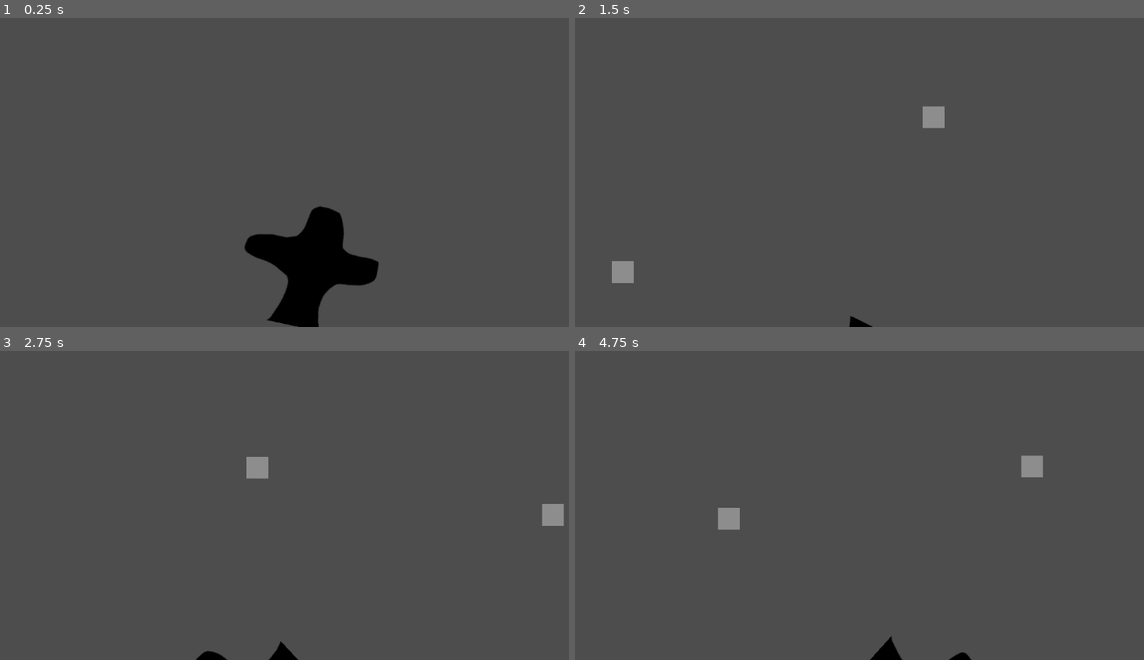
Above: before the commit, frames 1-4 (two rows, left to right).
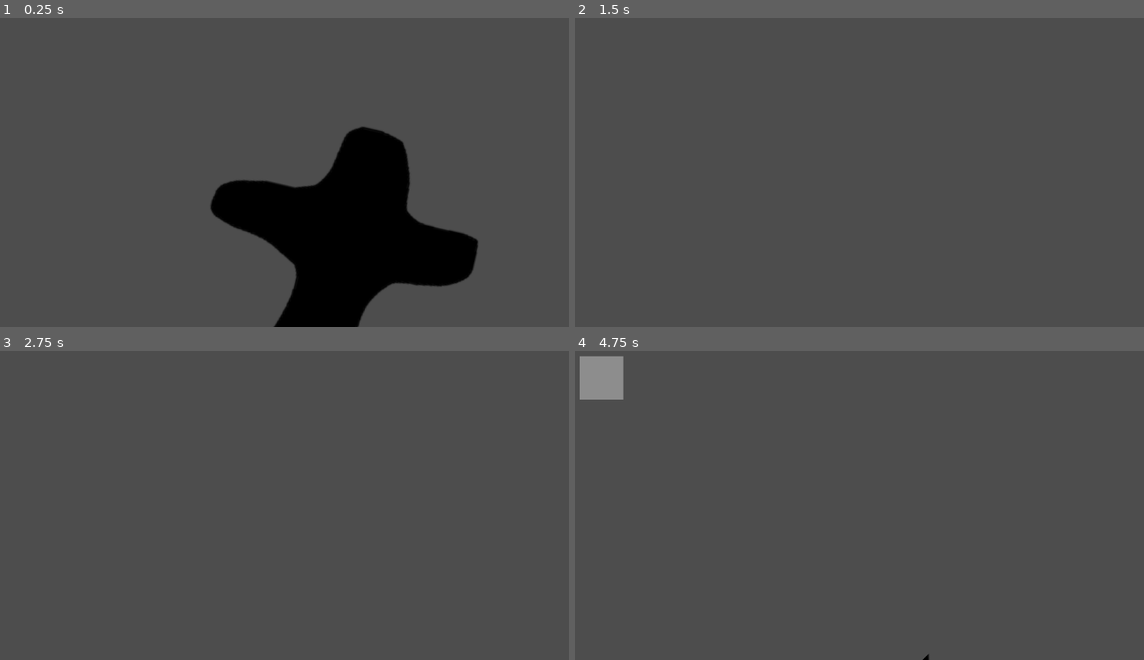
Above: after the commit, the same moments.

Repository: CWmain/tightRope
Game: Godot game, scene res://scenes/main.tscn
The game is run twice, just before and just after one commit, with the same random seed, the same clock (stepped at 60 frames per second) and the same inputs.
Inputs:
- Up to frame 1 (0.25 s): no input
- Up to frame 2 (1.5 s): hold D (Right) 0.53-1.28 s; tap E (SpawnRock) at 0.6, 1.35 s; hold A (Left) from 1.28 s (still down)
- Up to frame 3 (2.75 s): release A (Left) at 2.03 s; hold D (Right) from 2.03 s (still down); tap E (SpawnRock) at 2.1 s
- Up to frame 4 (4.75 s): tap E (SpawnRock) at 2.85, 3.6, 4.35 s; release D (Right) at 3.53 s; hold A (Left) from 3.53 s (still down)

The runs differ from the first frame. In frame 1, 13% of the frame differs, in the area x 36-84%, y 35-100%; in frame 2, 0.6%; in frame 3, 0.8%; in frame 4, 1.9%.

Commit message:
Added camera to have zoom level i want

Diff:
--- a/scenes/main.tscn
+++ b/scenes/main.tscn
@@ -7,7 +7,7 @@
 [node name="Main" type="Node2D"]
 
 [node name="Walker" parent="." instance=ExtResource("1_o5qli")]
-position = Vector2(552, 646)
+position = Vector2(552, 683)
 
 [node name="Rock" parent="." instance=ExtResource("2_0wfyh")]
 position = Vector2(436, 442)
@@ -15,3 +15,7 @@
 [node name="RockSpawner" parent="." instance=ExtResource("3_sugp2")]
 position = Vector2(2, 644)
 rock = ExtResource("2_0wfyh")
+
+[node name="Camera2D" type="Camera2D" parent="."]
+position = Vector2(550, 486)
+zoom = Vector2(2, 2)
